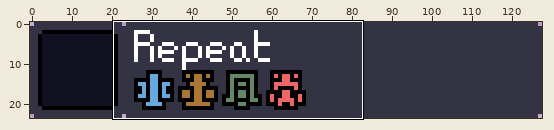
Edited in one commit: pixel-art file (ase/craftbook.ase). The picture above shows the old version from afar; the outline marks the close-up.
Close-up. Before:
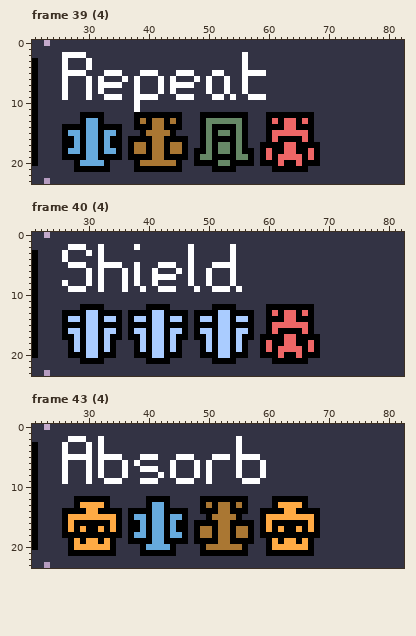
128x24 pixels, 63 frames. Shown: frame 39 (4): x 21..82, y 0..23; frame 40 (4): x 21..82, y 0..23; frame 43 (4): x 21..82, y 0..23. The commit also changed other frames or places, which this record leaves out.
And afterwards:
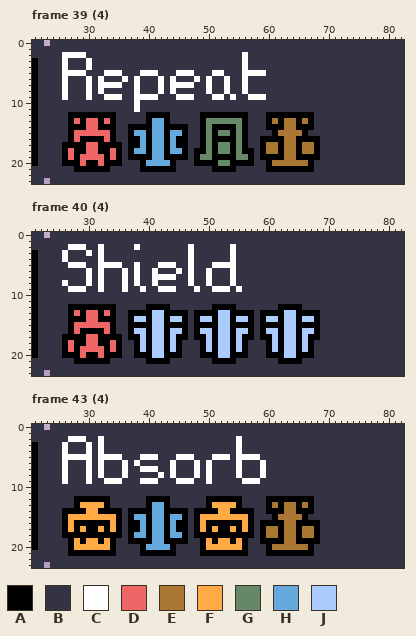
Palette (. is transparent): A #000000  B #333344  C #ffffff  D #ee6666  E #aa7733  F #ffaa44  G #668866  H #66aadd  J #aaccff
Difference:
Changed rows in their new state; - is an unchanged pixel.
Frame 39 (4), layer "front":
first column x 26:
12 -AA----AA---BB----BB-----------------------
13 -AD-DD-DA---BB-HH-BB---------------E-EE-E--
14 B---DD---B-A---HH---A----------------EE----
15 BADDDDDDAB-AHHAHHAHHA-------------BAEEEEAB-
16 B-D-AA-D-B---H-HH-H--------------A-A-EE-A-A
17 --A-DD-A----AH-HH-HA--------------EE-EE-EE-
18 -DA-DD-AD---HH-HH-HH--------------EE-EE-EE-
19 -D-DDDD-D------HH-----------------A-AEEA-A-
20 AA-DAAD-AA--BAHHHHAB-------------B-EEEEEE-B
21 ------------B------B--------------A------A-
Frame 40 (4), layer "front":
first column x 26:
12 -AA----AA-------------------------BB----BB-
13 B-D-DD-D-B-----------------------A-A-JJ-A-A
14 BAA-DD-AAB-----------------------AJJ-JJ-JJA
15 B-DDDDDD-B-----------------------A-AAJJAA-A
16 BAD-AA-DAB-----------------------AJJ-JJ-JJA
17 --A-DD-A---------------------------J-JJ-J--
18 ADA-DD-ADA-----------------------BAJ-JJ-JAB
19 ADADDDDADA-----------------------BAJAJJAJAB
20 A--DAAD--A-----------------------B--AJJA--B
21 --A----A---------------------------B----B--
Frame 43 (4), layer "front":
first column x 48:
12 -B------B---A------A-
13 -BAFFFFAB---AEAEEAEA-
14 A---FF---A-B---EE---B
15 AFFFFFFFFA-BBAEEEEABB
16 -F--AA--F---A--EE--A-
17 -FAFAAFAF---EEAEEAEE-
18 -AA-AA-AA---EE-EE-EE-
19 B-F-FF-F-B-A-A-EE-A-A
20 --FFFFFF-----EEEEEE--
Pixel boxes of the changes (left, top, right, bottom) in both close-ups:
changed: (62, 112, 188, 172)
changed: (260, 118, 320, 172)
changed: (62, 304, 122, 364)
changed: (260, 304, 320, 364)
changed: (194, 496, 320, 550)
